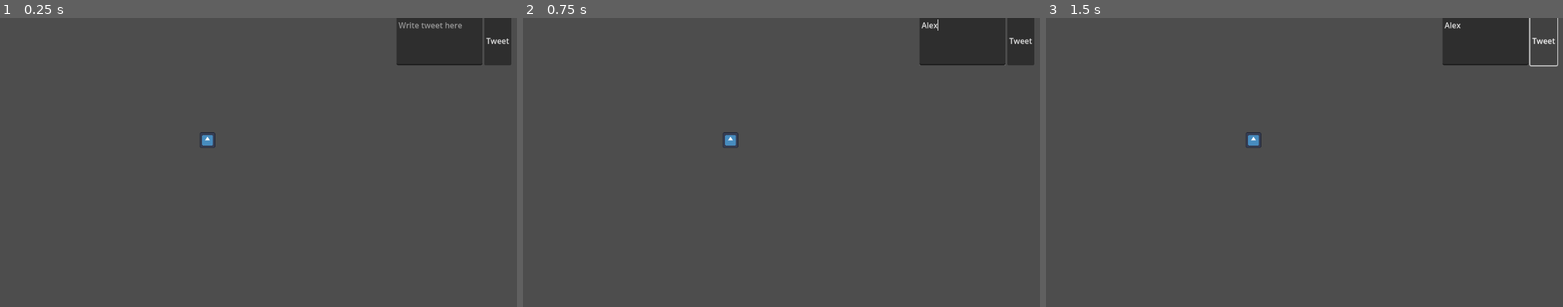
Above: before the commit, frames 1-3 (left to right).
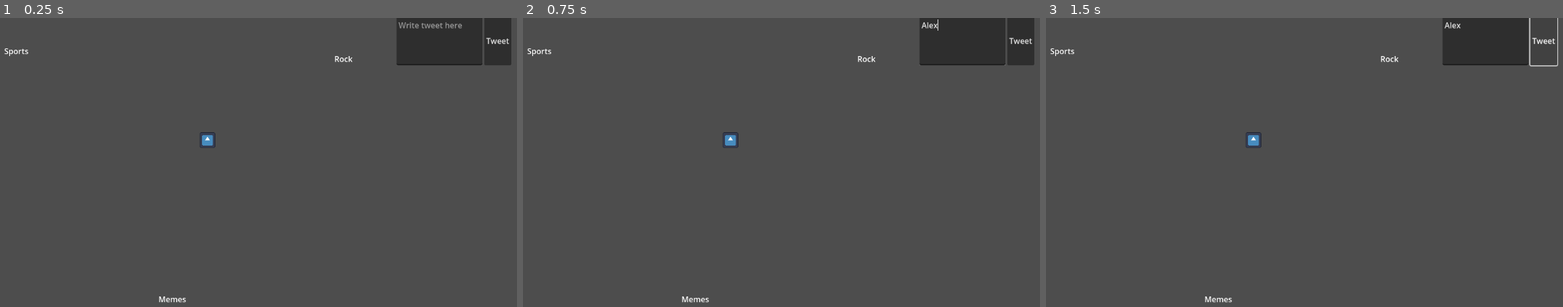
Above: after the commit, the same moments.

Repository: loiveli/FGJ2025
Game: Godot game, scene res://Root.tscn
The game is run twice, just before and just after one commit, with the same random seed, the same clock (stepped at 60 frames per second) and the same inputs. The engine's default icon, where the game draws it, is replaced by a stand-in: a white triangle on a blue panel in a dark square.
Inputs (mouse positions are in pixels of both pictures, inside the frame that each line leads up to):
- Up to frame 1 (0.25 s): no input
- Up to frame 2 (0.75 s): click (962, 41) at 0.52 s; type "Alex" at 0.6 s
- Up to frame 3 (1.5 s): click "Tweet" at 1.25 s

The runs differ from the first frame. In frame 1, 0.2% of the frame differs, in the area x 0-69%, y 10-99%; in frame 2, 0.2%; in frame 3, 0.2%.
Error before the commit: Invalid access of index '0' on a base object of type: 'Array'. (res://tweet.gd:15)

Commit message:
Movement works

Diff:
--- a/Root.tscn
+++ b/Root.tscn
@@ -3,10 +3,8 @@
 [ext_resource type="Texture2D" uid="uid://bpabpnwc0e5yf" path="res://icon.svg" id="1_1ctoo"]
 [ext_resource type="Script" path="res://player.gd" id="2_43n2e"]
 [ext_resource type="Script" path="res://tweet.gd" id="3_063s7"]
+[ext_resource type="PackedScene" uid="uid://hprip2fjn5c7" path="res://bubble.tscn" id="4_1fda2"]
 [ext_resource type="PackedScene" uid="uid://dfr54ojd8lgxj" path="res://api/api.tscn" id="4_vjfwk"]
-
-[sub_resource type="CircleShape2D" id="CircleShape2D_8g1rm"]
-radius = 53.0094
 
 [node name="Node2D" type="Node2D"]
 
@@ -47,12 +45,18 @@
 tweetText = NodePath("../TextEdit")
 API = NodePath("../../../API")
 
-[node name="Bubble2" type="StaticBody2D" parent="."]
+[node name="SportsBubble" parent="." instance=ExtResource("4_1fda2")]
+position = Vector2(107, 67)
 
-[node name="BubbleCollider" type="CollisionShape2D" parent="Bubble2"]
-position = Vector2(522, 49)
-shape = SubResource("CircleShape2D_8g1rm")
+[node name="RockBubble" parent="." instance=ExtResource("4_1fda2")]
+position = Vector2(781, 83)
+bubble = "Rock"
+
+[node name="MemeBubble" parent="." instance=ExtResource("4_1fda2")]
+position = Vector2(422, 575)
+bubble = "Memes"
 
 [node name="API" parent="." instance=ExtResource("4_vjfwk")]
+position = Vector2(-35, 207)
 
 [connection signal="pressed" from="DebugUI/HBoxContainer/Button" to="DebugUI/HBoxContainer/Button" method="_on_pressed"]
--- /dev/null
+++ b/bubble.gd
@@ -0,0 +1,4 @@
+extends StaticBody2D
+
+
+@export var bubble: String
--- /dev/null
+++ b/bubble.tscn
@@ -0,0 +1,21 @@
+[gd_scene load_steps=4 format=3 uid="uid://hprip2fjn5c7"]
+
+[ext_resource type="Script" path="res://bubble.gd" id="1_i3565"]
+[ext_resource type="Script" path="res://bubble_label.gd" id="2_sg3al"]
+
+[sub_resource type="CircleShape2D" id="CircleShape2D_8g1rm"]
+radius = 53.0094
+
+[node name="Bubble" type="StaticBody2D"]
+script = ExtResource("1_i3565")
+bubble = "Sports"
+
+[node name="BubbleCollider" type="CollisionShape2D" parent="."]
+shape = SubResource("CircleShape2D_8g1rm")
+
+[node name="BubbleLabel" type="Label" parent="."]
+offset_left = -22.0
+offset_top = -11.0
+offset_right = 18.0
+offset_bottom = 12.0
+script = ExtResource("2_sg3al")
--- /dev/null
+++ b/bubble_label.gd
@@ -0,0 +1,6 @@
+extends Label
+
+
+# Called when the node enters the scene tree for the first time.
+func _ready() -> void:
+	text = $"..".bubble
--- a/player.gd
+++ b/player.gd
@@ -2,11 +2,15 @@
 
 var targetPosition: Vector2 = position
 const speed: int = 25
+var bubbles: Dictionary
 
 @export var tweetButton: Button
 
 func _ready():
 	tweetButton.tweet_received.connect(_on_tweet_received)
+	var childNodes = $"..".get_children().filter(func (child): return child is StaticBody2D)
+	for node in childNodes:
+		bubbles[node.bubble] = node
 
 
 func _on_button_send_impulse(impulseVector:Vector2) -> void:
@@ -24,7 +28,13 @@
 
 
 func _on_tweet_received(result):
-	targetPosition = position + (result*1000)
+	var moveVector = Vector2(0,0)
+	for similarity in result:
+		print(str(similarity.bubble)+ " : " + str(similarity.value))
+		var bubble = bubbles[similarity.bubble]
+		moveVector += position.direction_to(bubble.position) * (similarity.value*1000)
+	targetPosition = position+ moveVector
+
 
 
 func _draw():
--- a/tweet.gd
+++ b/tweet.gd
@@ -12,6 +12,5 @@
 	var tweet = tweetText.text
 	print(tweet)
 	var result = await API.get_similarity_async(tweet)
-	var direction = Vector2(result[0].value,result[1].value)
-	tweet_received.emit(direction)
+	tweet_received.emit(result)
 	print("Tweet done")
